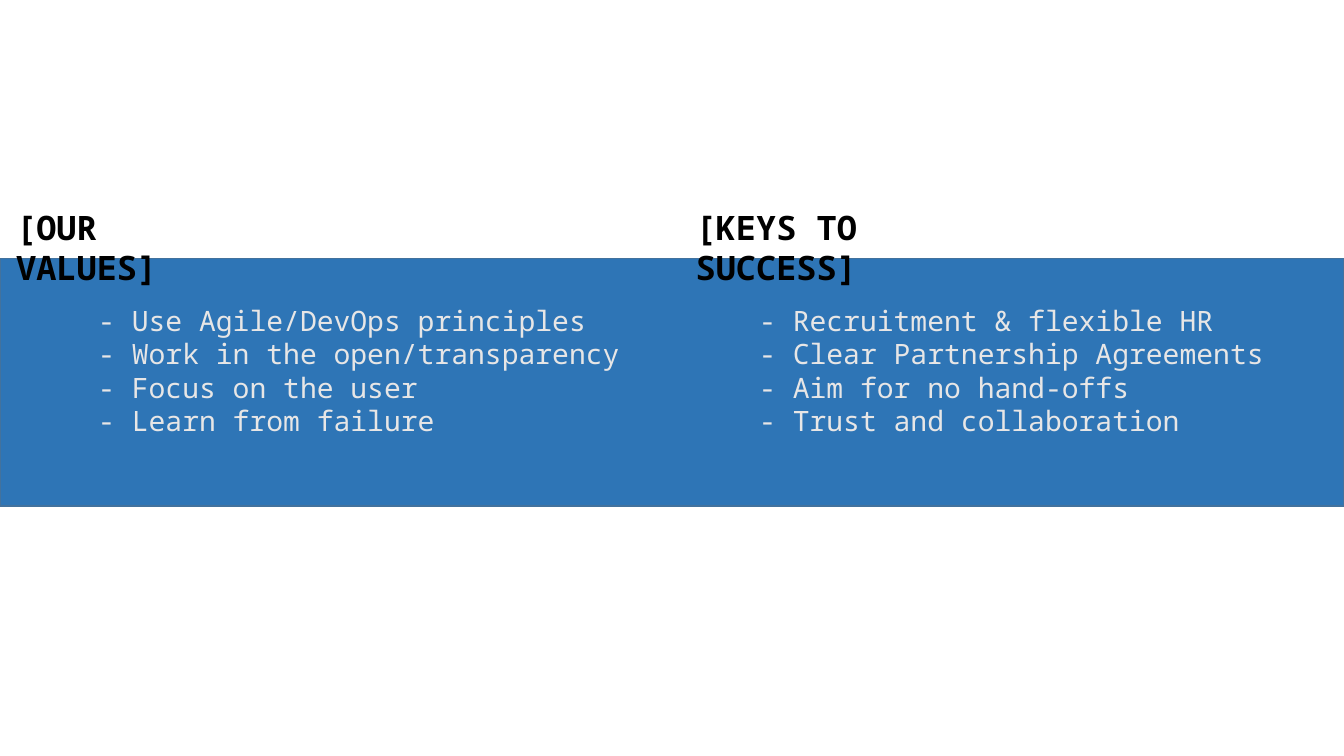
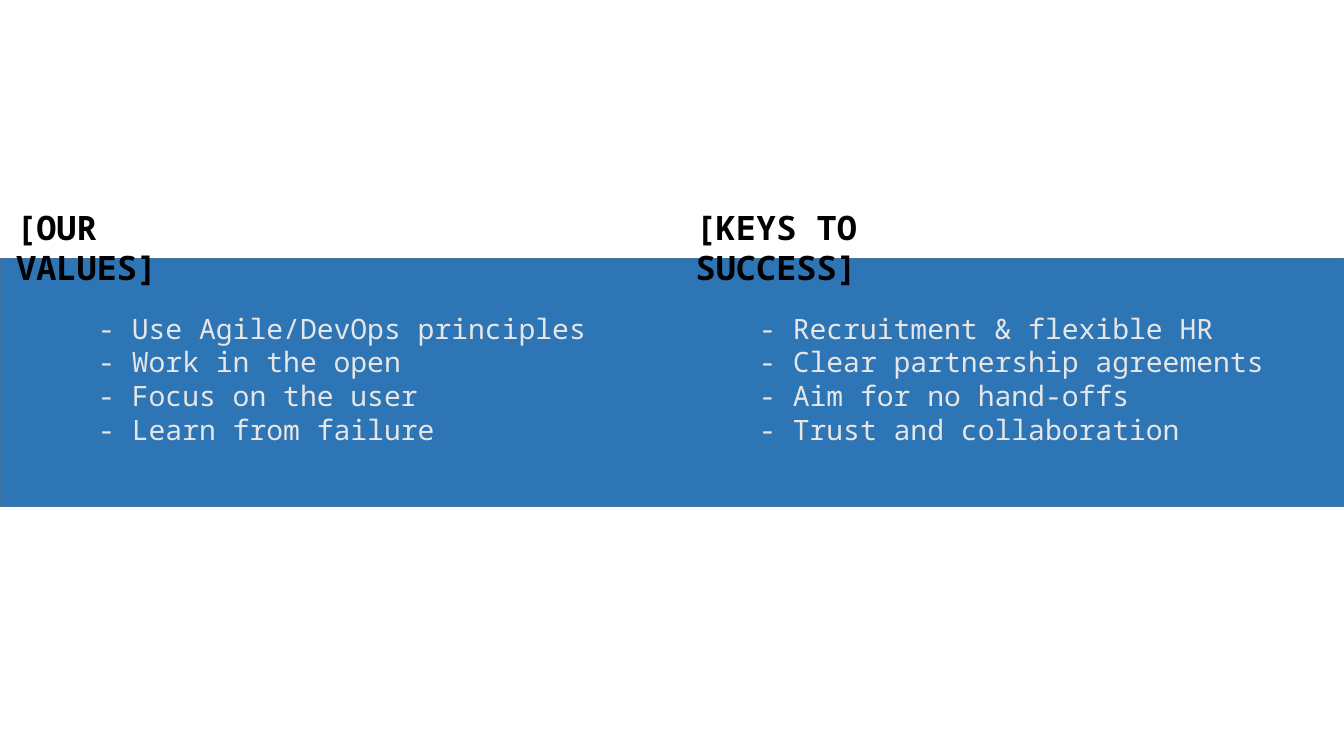
Before and after one commit to dto-btn/reading-material, a slide deck: slide 6 of Digital Task Force - Introduction - long form.pptx. Drawn at 1344x756 pixels with LibreOffice and Linux fonts; fonts in the diff are those of the drawing. Boxes give left, top, right and bottom in pixels: in the first picture for what was removed or moved away, otherwise in the second. Text is boxed around its words. In the diff, an @@ line names an element or a change of style, - is before the commit and + after.

```diff
--- a/Digital Task Force - Introduction - long form.pptx
+++ b/Digital Task Force - Introduction - long form.pptx
@@ text "- Use Agile/DevOps principles": place and size @@
-text "- Use Agile/DevOps principles" at [132, 309, 620, 432]
+text "- Use Agile/DevOps principles" at [132, 317, 586, 441]
@@ text "- Recruitment & flexible HR ...": place and size @@
-text "- Recruitment & flexible HR ..." at [793, 309, 1263, 432]
+text "- Recruitment & flexible HR ..." at [793, 317, 1263, 441]
@@ text at [793, 317, 1263, 379]: text changed @@
-- Recruitment & flexible HR
-- Clear Partnership Agreements
+- Recruitment & flexible HR
+- Clear partnership agreements
@@ text at [132, 350, 401, 379]: text changed @@
-- Work in the open/transparency
+- Work in the open
```
Also in this commit, not shown: 10 other slides changed.
